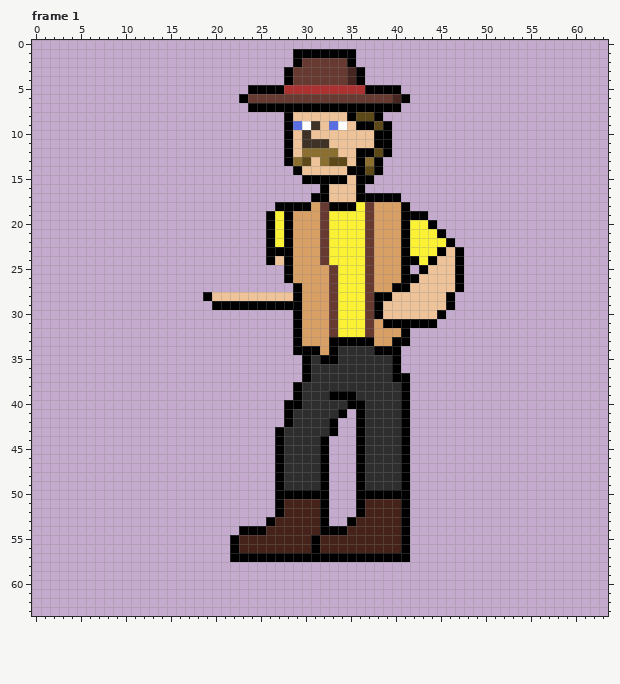
Two states of a pixel-art file, aseprite/hunter.ase. This is how it looked before the edit.
64x64 pixels, 5 frames. Shown: frame 1. The commit also changed other frames, which this record leaves out.
Once edited:
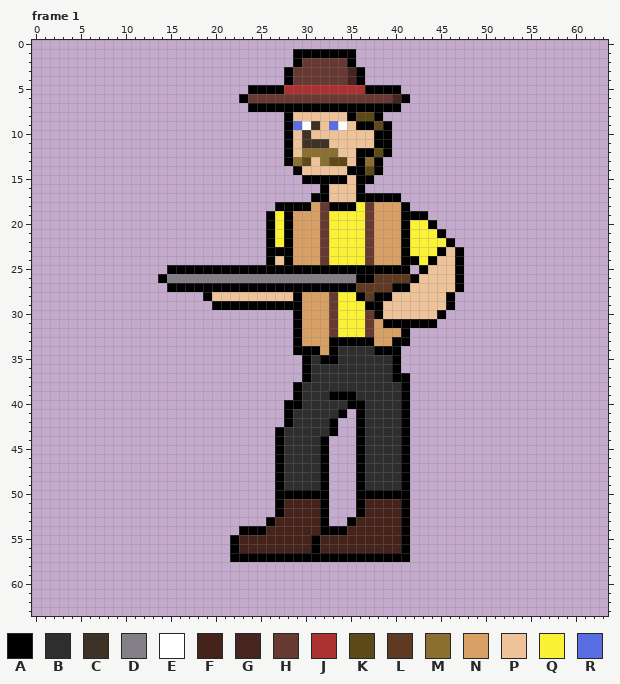
Palette (. is transparent): A #000000  B #2e2e2e  C #3e3227  D #847e87  E #ffffff  F #46231a  G #462520  H #663931  J #ac3232  K #5d4818  L #5d3a21  M #8a6f30  N #d9a066  P #eec39a  Q #fbf236  R #5b6ee1
The exact change:
layer "Gun" now shown
--- frame 1, layer "Gun"
@@ x 12..43 @@
 24 ..............APANNNHQQQQHNNNAAQ
-25 ................ANNNNHQQQHNNNA.A
-26 ................ANNNNHQQQHNNNAAP
-27 .................ANNNHQQQHNNAAPP
-28 .......APPPPPPPPPANNNHQQQHAAPPPP
-29 ........AAAAAAAAAANNNHQQQHAPPPPP
+25 ...AAAAAAAAAAAAAAAAAAAAAAAAAAA.A
+26 ..ADDDDDDDDDDDDDDDDDDDDDAALLLLAP
+27 ...AAAAAAAAAAAAAAAAAAAAALLLLAAPP
+28 .......APPPPPPPPPANNNHQQALAAPPPP
+29 ........AAAAAAAAAANNNHQQQAAPPPPP
 30 .................ANNNHQQQHAPPPPP
Pixel boxes of the changes (left, top, right, bottom) in both pictures:
changed: (158, 265, 410, 310)
